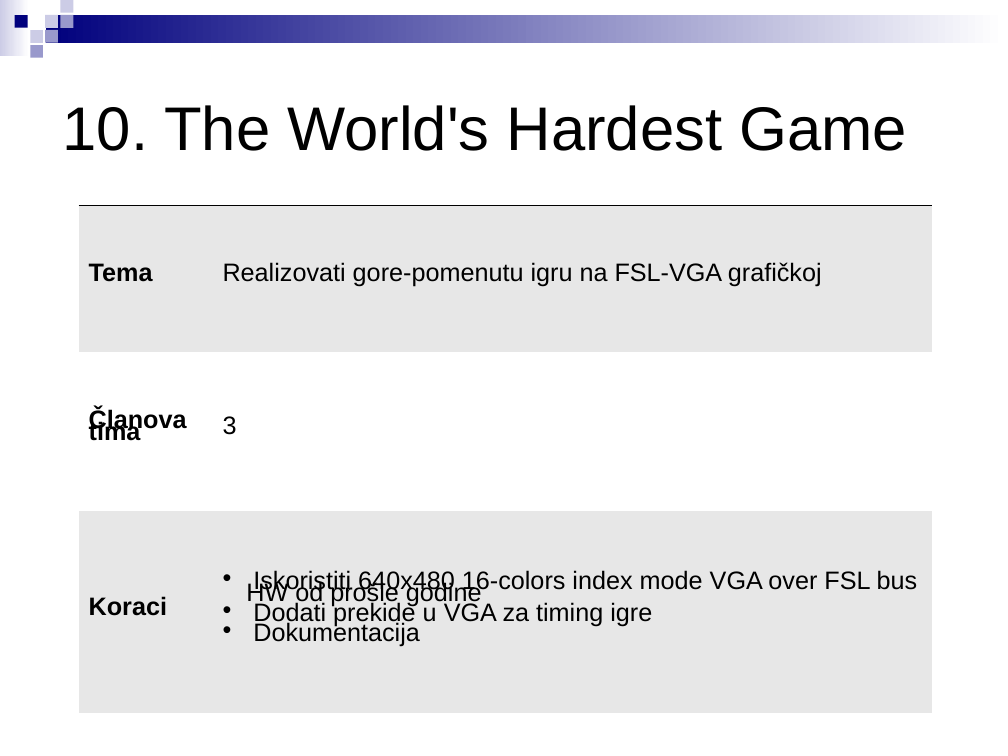
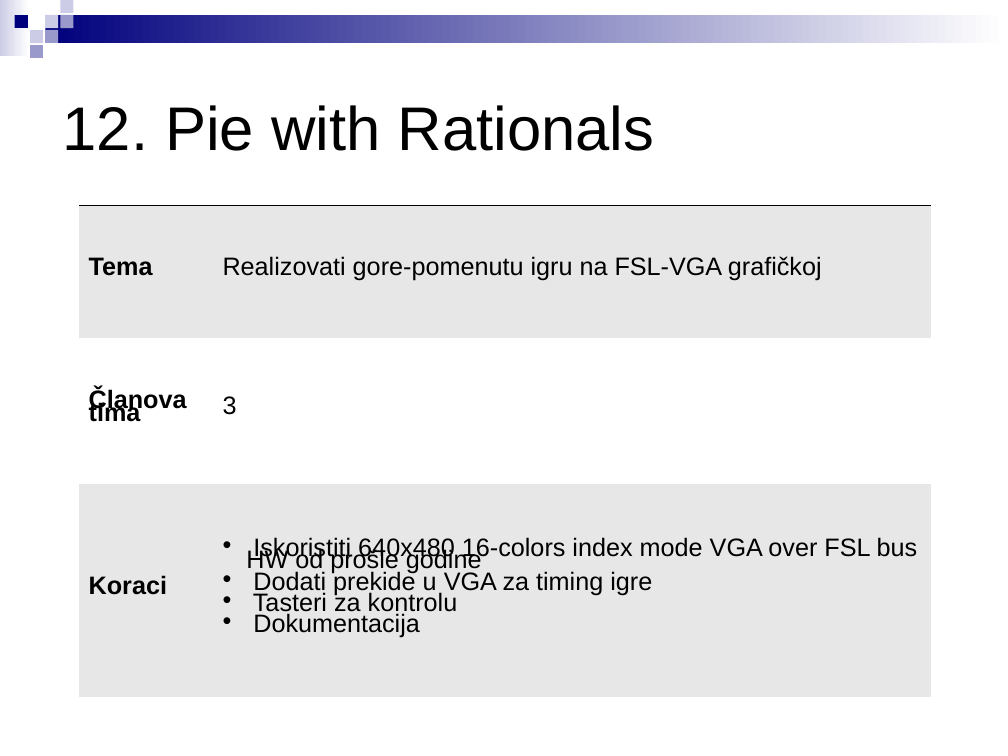
Before and after one commit to stefankoncarevic/projects_2018, a slide deck: slide 14 of LPRS2_projekti.ppt (slide 12 before the commit). Drawn at 1008x756 pixels with LibreOffice and Linux fonts; fonts in the diff are those of the drawing. Boxes give left, top, right and bottom in pixels: in the first picture for what was removed or moved away, otherwise in the second. Text is boxed around its words. In the diff, an @@ line names an element or a change of style, - is before the commit and + after.

```diff
--- a/LPRS2_projekti.ppt
+++ b/LPRS2_projekti.ppt
@@ text at <box>63,105,655,151</box>: text changed @@
-10. The World's Hardest Game
+12. Pie with Rationals
@@ table at <box>79,205,931,697</box> @@
-row 3, column 2: Iskoristiti 640x480 16-colors index mode VGA over FSL bus HW od prošle godine / Dodati prekide u VGA za timing igre / Dokumentacija
+row 3, column 2: Iskoristiti 640x480 16-colors index mode VGA over FSL bus HW od prošle godine / Dodati prekide u VGA za timing igre / Tasteri za kontrolu / Dokumentacija
@@ line spacing 0.42 to 0.45 @@
```
Also in this commit, not shown: 21 other slides changed, 1 slide added, 3 slides removed, 1 other file.
